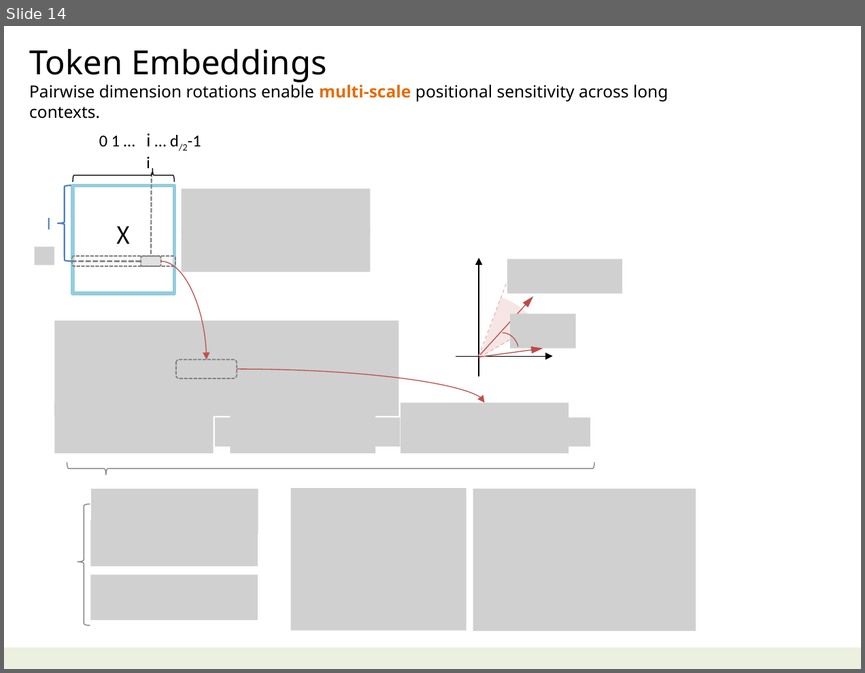
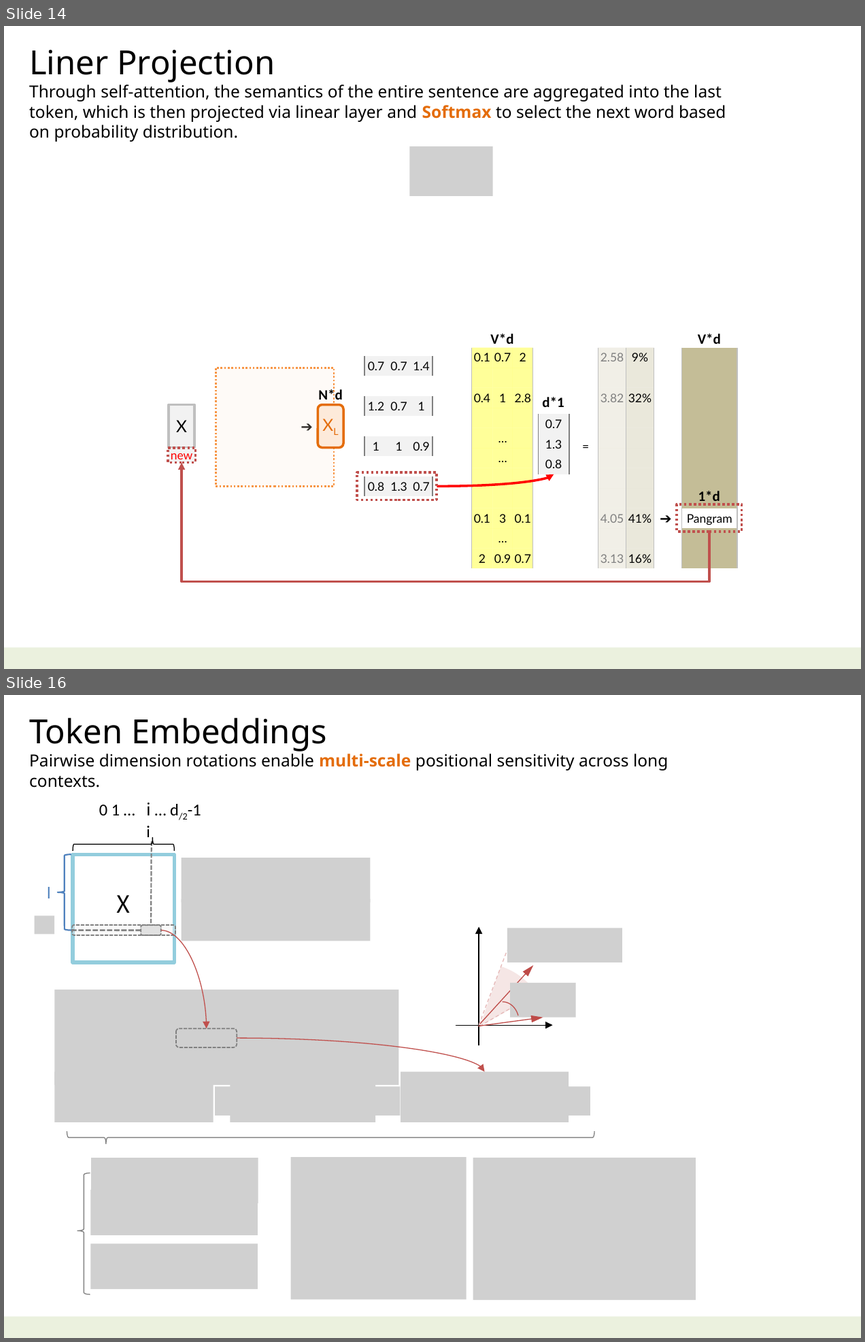
Before and after one commit to navibator/crazy-ai, a slide deck: ai-gemma.pptx. Shown one above the other, each under a label of ours: slide 14 before the commit, slides 14 and 16 after it; the slides between them are not shown. The pictures are 865x673 and 865x1342 pixels, drawn with LibreOffice and Linux fonts; fonts in the diff are those of the drawing; grey boxes stand for pictures; background and template pictures are left out. Boxes give left, top, right and bottom in pixels: in the first picture for what was removed or moved away, otherwise in the second. Text is boxed around its words. In the diff, an @@ line names an element or a change of style, - is before the commit and + after.

```diff
--- a/ai-gemma.pptx
+++ b/ai-gemma.pptx
@@ slide 14 added at (4,26,861,669), background #FFFFFF; not listed: 1 template element that a slide beside it also shows @@
@@ text added at (29,50,726,142), 14 pt, text #000000 @@
+Liner Projection
+Through self-attention, the semantics of the entire sentence are aggregated into the last token, which is then projected via linear layer and Softmax to select the next word based on probability distribution.
@@ picture added at (409,146,492,195) @@
@@ table added at (472,347,534,569), 11 rows, 3 columns @@
+0.1 | 0.7 | 2
+ |  | 
+0.4 | 1 | 2.8
+ |  | 
+ | … | 
+ | … | 
+ |  | 
+ |  | 
+0.1 | 3 | 0.1
+ | … | 
+2 | 0.9 | 0.7
@@ text added at (490,333,513,348), 12 pt, text #000000, bold @@
+V*d
@@ table added at (598,347,653,569), 11 rows, 2 columns @@
+2.58 | 9%
+ | 
+3.82 | 32%
+ | 
+ | 
+ | 
+ | 
+ | 
+4.05 | 41%
+ | 
+3.13 | 16%
@@ table added at (682,347,738,569), 11 rows, 1 columns @@
+
+
+
+
+
+
+
+
+Pangram
+
+
@@ text added at (698,333,721,348), 12 pt, text #000000, bold @@
+V*d
@@ rectangle added at (215,368,334,486), fill #FDEADA at 20% opacity, outline #F79646 1.5 pt dashed @@
@@ table added at (364,356,432,497), 7 rows, 3 columns @@
+0.7 | 0.7 | 1.4
+ |  | 
+1.2 | 0.7 | 1
+ |  | 
+1 | 1 | 0.9
+ |  | 
+0.8 | 1.3 | 0.7
@@ text added at (318,388,342,404), 12 pt, text #000000, bold @@
+N*d
@@ rectangle added at (169,405,194,448), fill #F2F2F2, outline #BFBFBF 2 pt, 14 pt, text #000000 @@
+X
@@ rounded rectangle added at (317,405,343,448), fill #FDEADA, outline #E46C0A 2 pt, 14 pt, text #E46C0A @@
+XL
@@ text added at (542,397,564,407), 12 pt, text #000000, bold @@
+d*1
@@ text added at (298,418,315,435), 12 pt, text #000000 @@
+➔
@@ table added at (538,414,568,474), 3 rows, 1 columns @@
+0.7
+1.3
+0.8
@@ rectangle added at (168,448,195,462), fill #F2F2F2, outline #C0504D 2 pt dashed, 10 pt, text #FF0000 @@
+new
@@ text added at (575,435,590,458), 10 pt, text #000000 @@
+=
@@ elbow arrow added from (709, 531) to (181, 462), #C0504D 2 pt @@
@@ rectangle added at (357,472,436,500), outline #C0504D 2 pt dashed @@
@@ curved arrow added from (436, 486) to (553, 474), #FF0000 2 pt @@
@@ text added at (698,490,720,505), 12 pt, text #000000, bold @@
+1*d
@@ text added at (657,509,674,526), 12 pt, text #000000 @@
+➔
@@ rectangle added at (677,504,742,531), outline #C0504D 2 pt dashed @@
@@ what was slide 14 is now slide 16 @@
```
Also in this commit, not shown: 6 slides changed, 1 other slide added, 3 slides removed.
